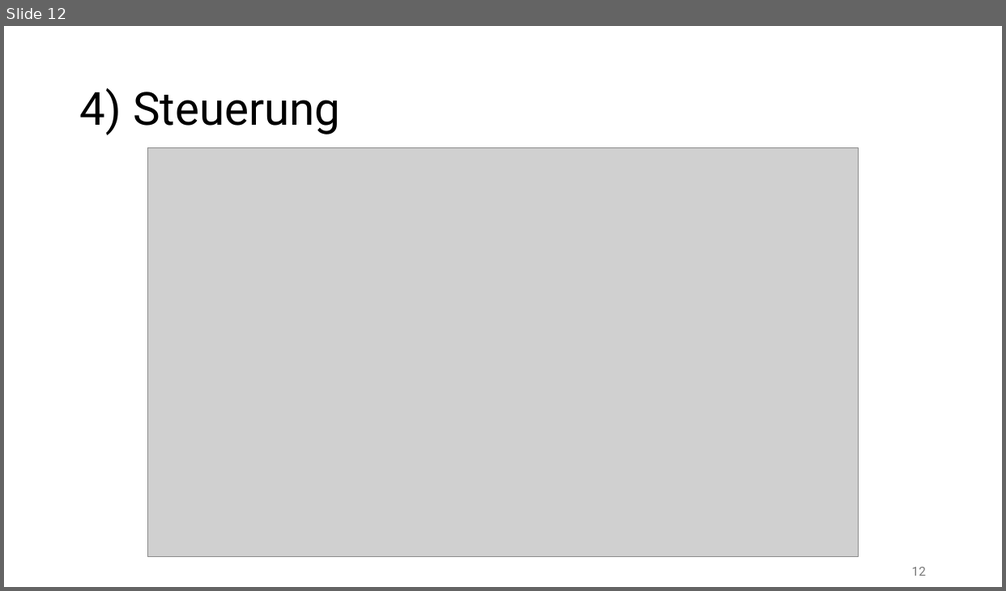
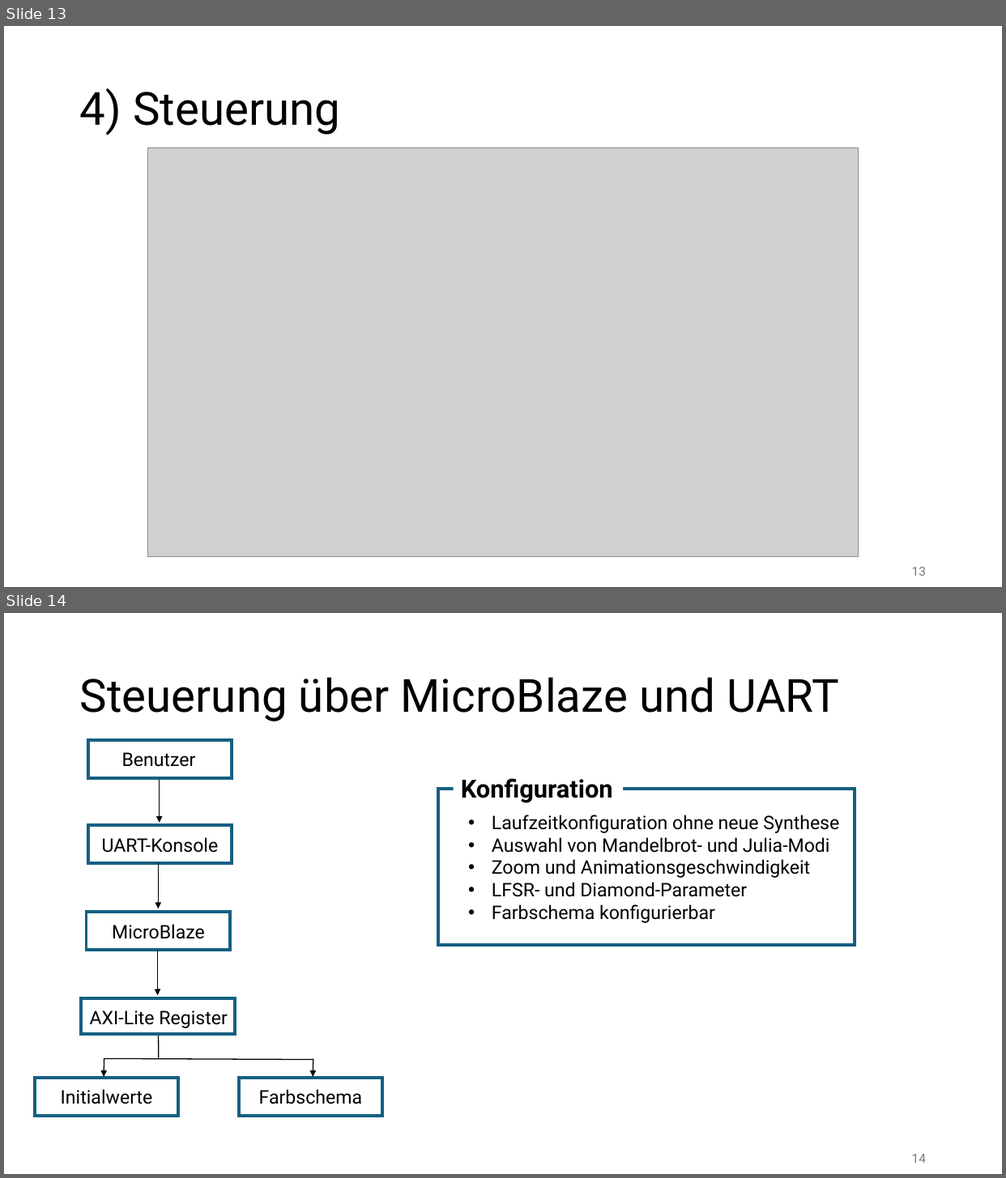
Before and after one commit to Preunicom/FractalCore, a slide deck: docs/Endpraesentation/DAPI_FractalCore_Endpraesentation.pptx. Shown one above the other, each under a label of ours: slide 12 before the commit, slides 13 and 14 after it. The pictures are 1006x591 and 1006x1178 pixels, drawn with LibreOffice and Linux fonts; fonts in the diff are those of the drawing; grey boxes stand for pictures. Boxes give left, top, right and bottom in pixels: in the first picture for what was removed or moved away, otherwise in the second. Text is boxed around its words. In the diff, an @@ line names an element or a change of style, - is before the commit and + after.

```diff
--- a/docs/Endpraesentation/DAPI_FractalCore_Endpraesentation.pptx
+++ b/docs/Endpraesentation/DAPI_FractalCore_Endpraesentation.pptx
@@ slide 14 added at box(4, 613, 1002, 1174), background #FFFFFF @@
@@ title added at box(80, 677, 839, 722), 44 pt, text #000000 @@
+Steuerung über MicroBlaze und UART
@@ rectangle added at box(88, 740, 232, 778), outline #156082 3 pt @@
@@ text added at box(122, 752, 196, 767), 18 pt, text #000000 @@
+Benutzer
@@ elbow arrow added from (159, 777) to (160, 823), #000000 1 pt @@
@@ text added at box(461, 778, 613, 803), 24 pt, text #000000, bold @@
+Konfiguration
@@ rectangle added at box(438, 789, 855, 945), outline #156082 3 pt @@
@@ rectangle added at box(88, 825, 232, 864), outline #156082 3 pt @@
@@ text added at box(492, 815, 839, 923), 18 pt, text #000000 @@
+• Laufzeitkonfiguration ohne neue Synthese
+• Auswahl von Mandelbrot- und Julia-Modi
+• Zoom und Animationsgeschwindigkeit
+• LFSR- und Diamond-Parameter
+• Farbschema konfigurierbar
@@ text added at box(102, 837, 219, 853), 18 pt, text #000000 @@
+UART-Konsole
@@ elbow arrow added from (158, 864) to (158, 909), #000000 1 pt @@
@@ rectangle added at box(87, 913, 230, 951), outline #156082 3 pt @@
@@ text added at box(112, 924, 205, 939), 18 pt, text #000000 @@
+MicroBlaze
@@ elbow arrow added from (157, 951) to (157, 995), #000000 1 pt @@
@@ rectangle added at box(81, 999, 236, 1034), outline #156082 3 pt @@
@@ text added at box(90, 1011, 228, 1029), 18 pt, text #000000 @@
+AXI-Lite Register
@@ line added from (158, 1036) to (158, 1059), #000000 1 pt @@
@@ line added from (104, 1059) to (313, 1060), #000000 1 pt @@
@@ arrow added from (104, 1059) to (104, 1077), #000000 1 pt @@
@@ arrow added from (313, 1059) to (313, 1077), #000000 1 pt @@
@@ rectangle added at box(35, 1078, 178, 1116), outline #156082 3 pt @@
@@ text added at box(61, 1089, 153, 1105), 18 pt, text #000000 @@
+Initialwerte
@@ rectangle added at box(239, 1078, 383, 1116), outline #156082 3 pt @@
@@ text added at box(259, 1089, 362, 1105), 18 pt, text #000000 @@
+Farbschema
@@ page number added at box(912, 1154, 926, 1163), 12 pt, text #797979 @@
+14
@@ what was slide 12 is now slide 13 @@
@@ page number at box(912, 567, 926, 576): text changed @@
-12
+13
```
Also in this commit, not shown: 2 other slides added, 3 slides removed.
